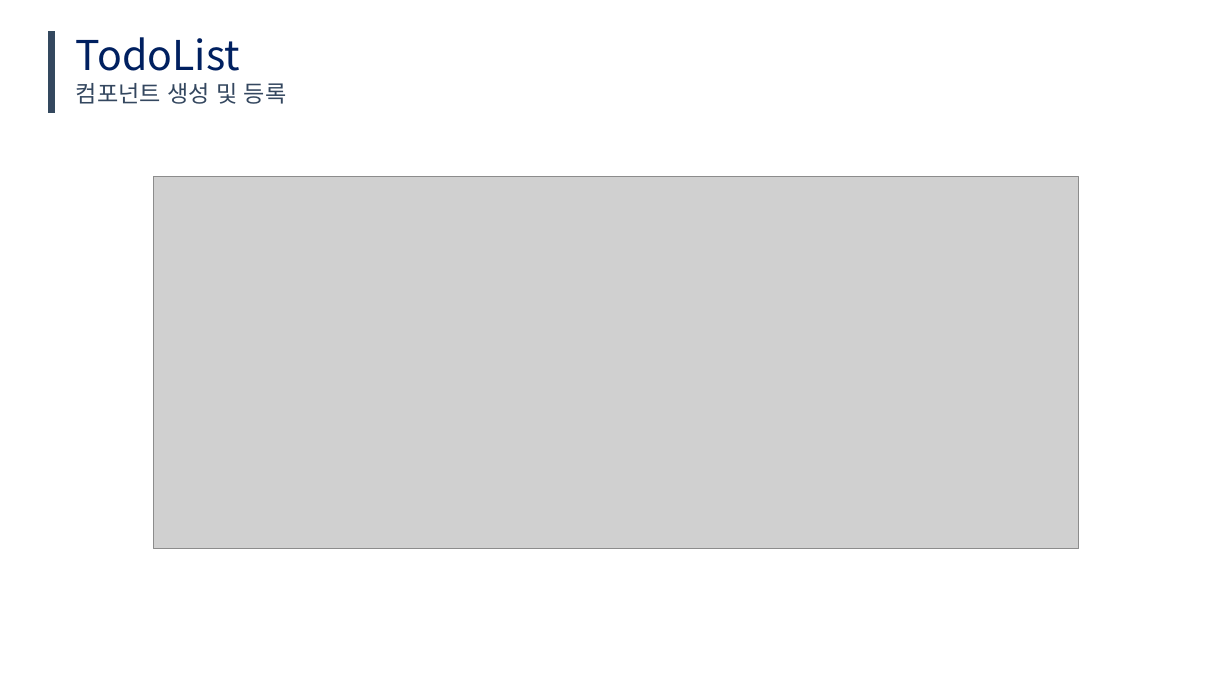
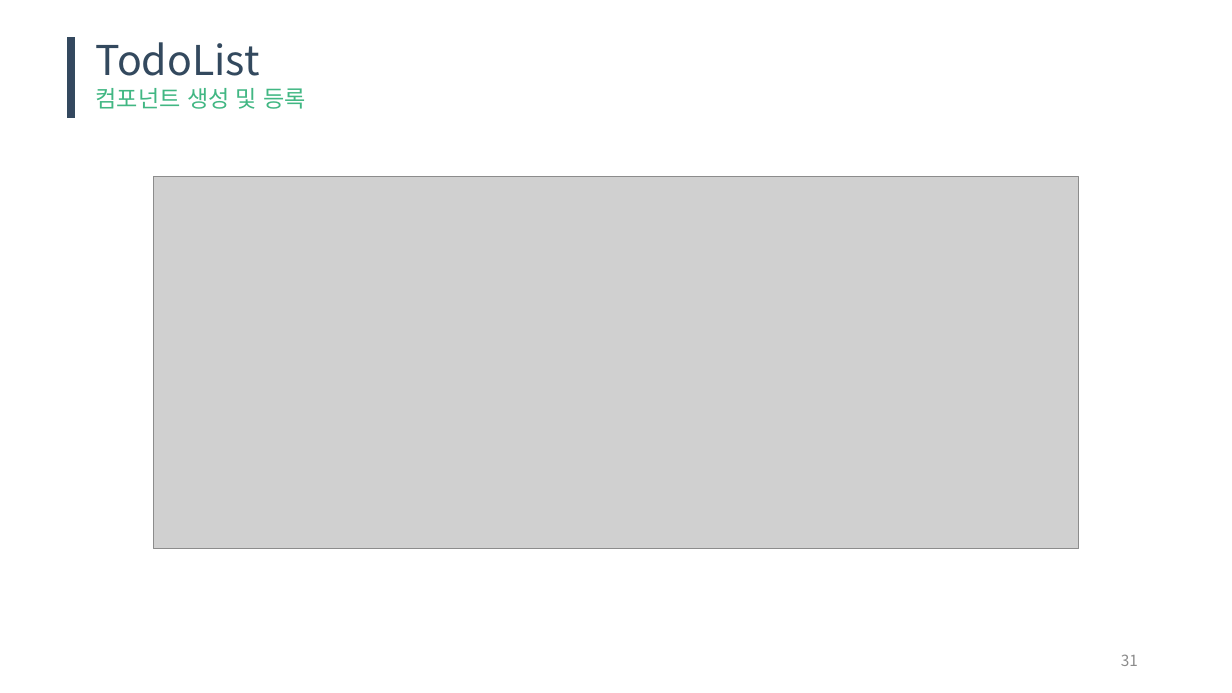
Before and after one commit to raheego/vue-todolist, a slide deck: slide 31 of 역량강화_vuejs_grh.pptx (slide 27 before the commit). Drawn at 1232x693 pixels with LibreOffice and Linux fonts; fonts in the diff are those of the drawing; grey boxes stand for pictures. Boxes give left, top, right and bottom in pixels: in the first picture for what was removed or moved away, otherwise in the second. Text is boxed around its words. In the diff, an @@ line names an element or a change of style, - is before the commit and + after.

```diff
--- a/역량강화_vuejs_grh.pptx
+++ b/역량강화_vuejs_grh.pptx
@@ 2 texts, 1 rectangle: place and size @@
-2 texts, 1 rectangle at bbox=[48, 32, 287, 113]
+2 texts, 1 rectangle at bbox=[68, 38, 307, 118]
@@ text "TodoList" at bbox=[96, 42, 260, 76]: text colour #002060 to #33495E @@
@@ text "컴포넌트 생성 및 등록" at bbox=[96, 88, 307, 109]: text colour #34475F to #41B783 @@
@@ page number added at bbox=[1121, 654, 1138, 666], 12 pt, text #8C8C8C @@
+31
```
Also in this commit, not shown: 33 other slides changed, 13 slides added, 6 slides removed.
